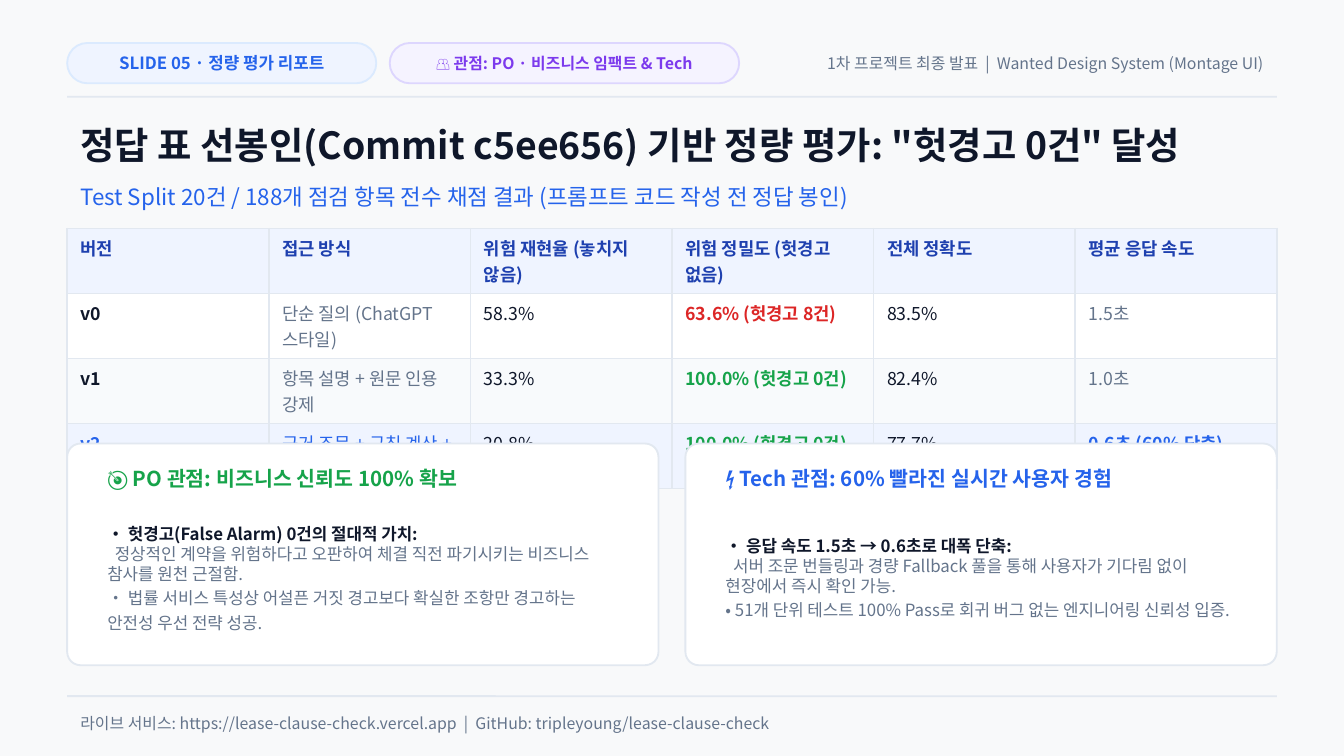
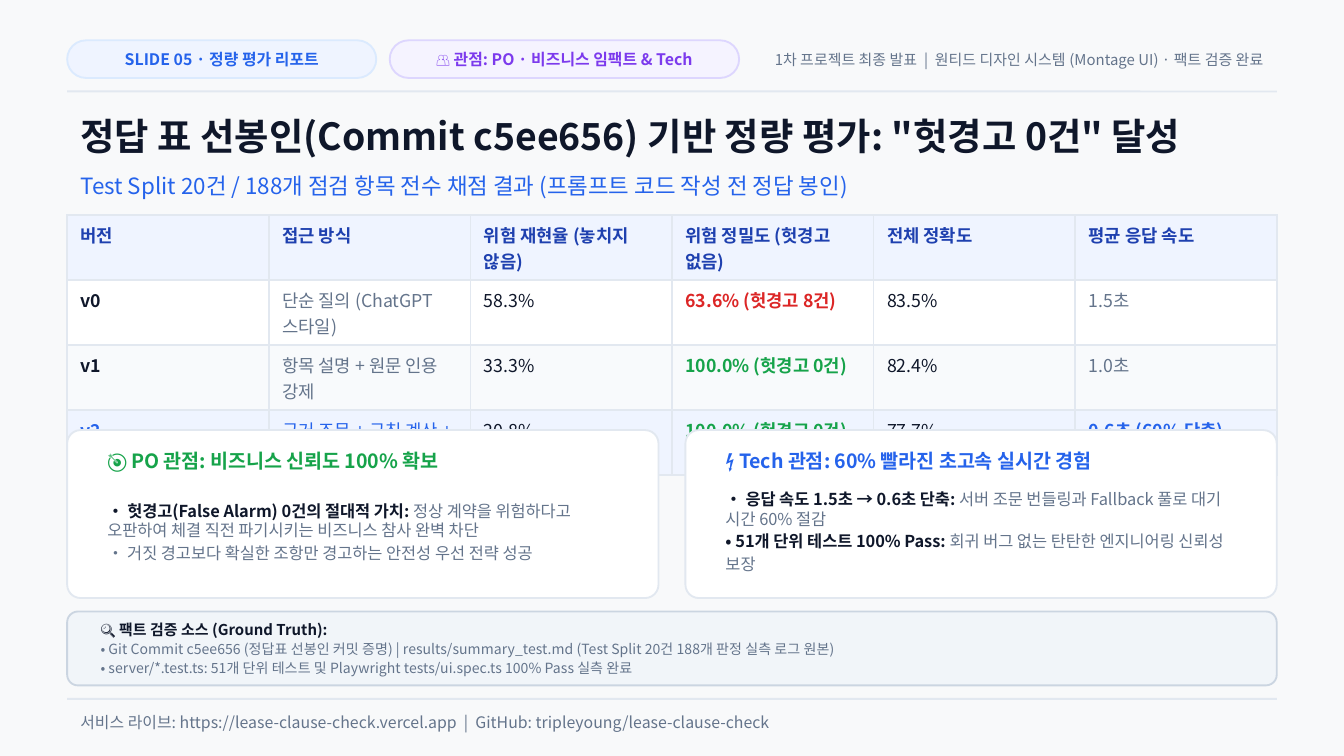
Before and after one commit to tripleyoung/lease-clause-check, a slide deck: slide 5 of submission/01_발표자료_계약서특약점검기.pptx. Drawn at 1344x756 pixels with LibreOffice and Linux fonts; fonts in the diff are those of the drawing. Boxes give left, top, right and bottom in pixels: in the first picture for what was removed or moved away, otherwise in the second. Text is boxed around its words. In the diff, an @@ line names an element or a change of style, - is before the commit and + after.

Commit message:
docs(presentation): 전 슬라이드에 팩트 검증 코드 근거(Ground Truth) 및 커밋 해시 명시

```diff
--- a/submission/01_발표자료_계약서특약점검기.pptx
+++ b/submission/01_발표자료_계약서특약점검기.pptx
@@ text "SLIDE 05 · 정량 평가 ..." at [125,51,319,67]: size 9 to 8.5 pt @@
@@ text at [775,52,1264,69]: text changed; size 8.5 to 8 pt @@
-1차 프로젝트 최종 발표 | Wanted Design System (Montage UI)
+1차 프로젝트 최종 발표 | 원티드 디자인 시스템 (Montage UI) · 팩트 검증 완료
@@ 2 rounded rectangles, 1 text, 1 line: place and size @@
-2 rounded rectangles, 1 text, 1 line at [67,43,1277,97]
+2 rounded rectangles, 1 text, 1 line at [67,40,1277,91]
@@ text "정답 표 선봉인(Commit c5ee656) 기반 ...": place and size @@
-text "정답 표 선봉인(Commit c5ee656) 기반 ..." at [80,127,1180,167]
+text "정답 표 선봉인(Commit c5ee656) 기반 ..." at [80,118,1180,158]
@@ text "Test Split 20건 / 188개 ...": place and size @@
-text "Test Split 20건 / 188개 ..." at [80,186,848,210]
+text "Test Split 20건 / 188개 ..." at [80,175,848,199]
@@ table: place and size @@
-table at [67,228,1277,486]
+table at [67,215,1277,473]
@@ rounded rectangle: place and size @@
-rounded rectangle at [67,444,659,665]
+rounded rectangle at [67,430,659,598]
@@ rounded rectangle at [67,430,659,598]: proportions changed @@
@@ text "🎯 PO 관점: 비즈니스 신뢰도 ...": place and size @@
-text "🎯 PO 관점: 비즈니스 신뢰도 ..." at [133,468,457,488]
+text "🎯 PO 관점: 비즈니스 신뢰도 ..." at [131,451,340,470]
@@ text "🎯 PO 관점: 비즈니스 신뢰도 ..." at [131,451,340,470]: size 11 to 10.5 pt @@
@@ rounded rectangle at [685,430,1277,598]: proportions changed @@
@@ rounded rectangle: place and size @@
-rounded rectangle at [685,444,1277,665]
+rounded rectangle at [685,430,1277,598]
@@ text at [739,451,1092,470]: text changed; size 11 to 10.5 pt @@
-⚡ Tech 관점: 60% 빨라진 실시간 사용자 경험
+⚡ Tech 관점: 60% 빨라진 초고속 실시간 경험
@@ text at [107,503,571,561]: text changed; size 9 to 8.8 pt @@
-• 헛경고(False Alarm) 0건의 절대적 가치:
-정상적인 계약을 위험하다고 오판하여 체결 직전 파기시키는 비즈니스 참사를 원천 근절함.
-• 법률 서비스 특성상 어설픈 거짓 경고보다 확실한 조항만 경고하는 안전성 우선 전략 성공.
+• 헛경고(False Alarm) 0건의 절대적 가치: 정상 계약을 위험하다고 오판하여 체결 직전 파기시키는 비즈니스 참사 완벽 차단
+• 거짓 경고보다 확실한 조항만 경고하는 안전성 우선 전략 성공
@@ text at [725,491,1223,571]: text changed; size 9 to 8.8 pt @@
-• 응답 속도 1.5초 → 0.6초로 대폭 단축:
-서버 조문 번들링과 경량 Fallback 풀을 통해 사용자가 기다림 없이 현장에서 즉시 확인 가능.
-• 51개 단위 테스트 100% Pass로 회귀 버그 없는 엔지니어링 신뢰성 입증.
+• 응답 속도 1.5초 → 0.6초 단축: 서버 조문 번들링과 Fallback 풀로 대기 시간 60% 절감
+• 51개 단위 테스트 100% Pass: 회귀 버그 없는 탄탄한 엔지니어링 신뢰성 보장
@@ rounded rectangle added at [67,612,1277,685], fill #F1F5F9, outline #CBD5E1 1 pt @@
@@ text added at [108,622,835,677], 7.5 pt, text #64748B @@
+🔍 팩트 검증 소스 (Ground Truth):
+• Git Commit c5ee656 (정답표 선봉인 커밋 증명) | results/summary_test.md (Test Split 20건 188개 판정 실측 로그 원본)
+• server/*.test.ts: 51개 단위 테스트 및 Playwright tests/ui.spec.ts 100% Pass 실측 완료
@@ text at [80,715,770,732]: text changed @@
-라이브 서비스: https://lease-clause-check.vercel.app | GitHub: tripleyoung/lease-clause-check
+서비스 라이브: https://lease-clause-check.vercel.app | GitHub: tripleyoung/lease-clause-check
```
Also in this commit, not shown: 5 other slides changed, 5 other files.
